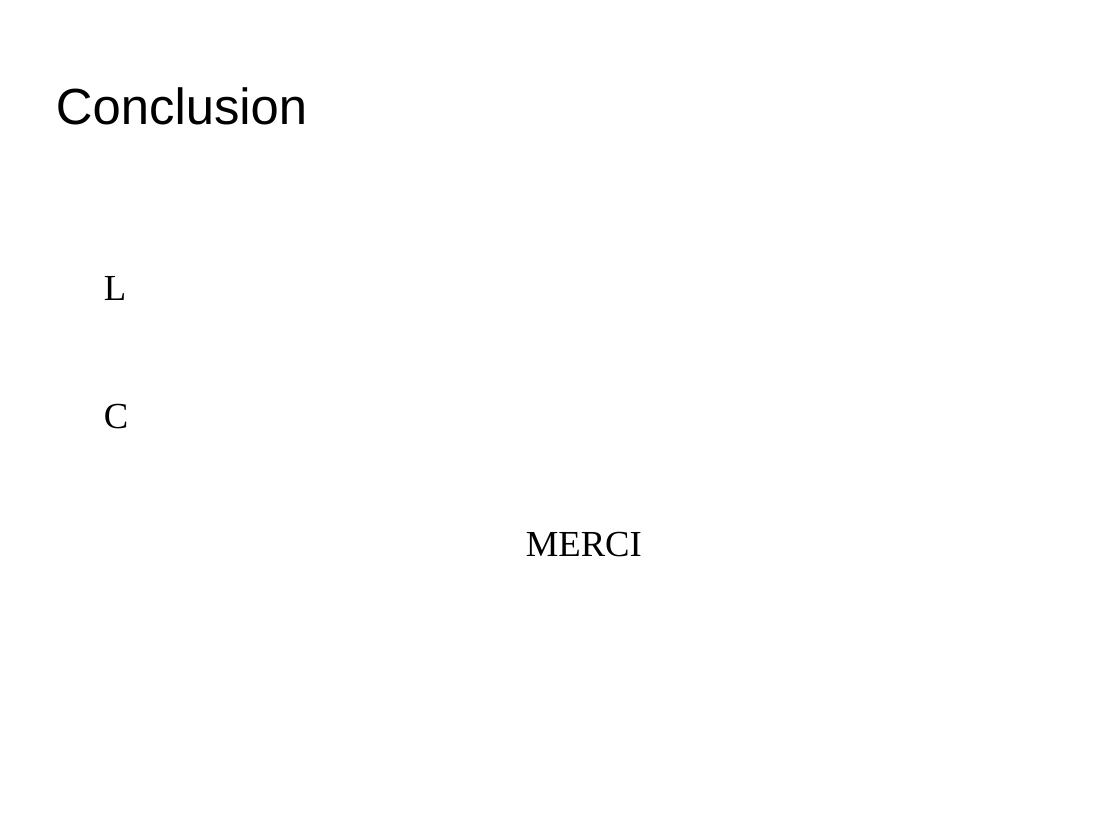
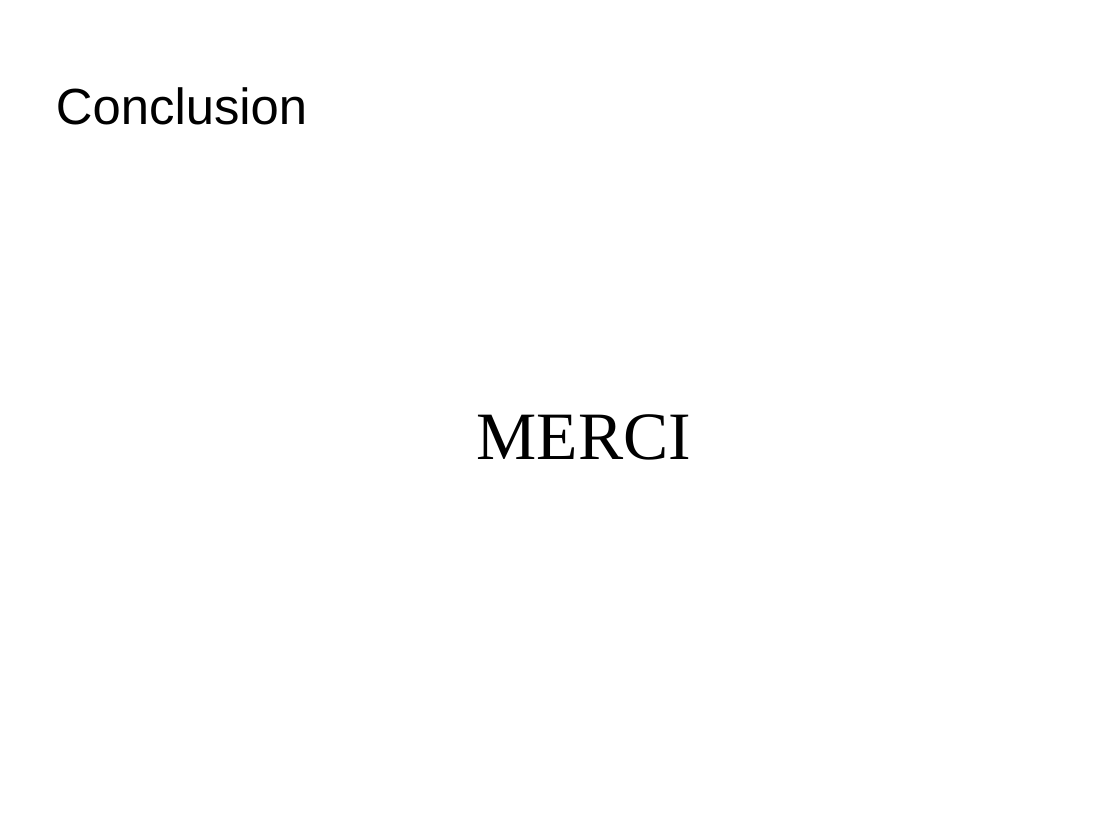
Before and after one commit to Kertek/projet_dbf, a slide deck: slide 7 of gestion_de_projet/Reunions/Presentation_5_04052017_CASSIOPEE_DBF.odp. Drawn at 1120x840 pixels with LibreOffice and Linux fonts; fonts in the diff are those of the drawing; background and template pictures are left out. Boxes give left, top, right and bottom in pixels: in the first picture for what was removed or moved away, otherwise in the second. Text is boxed around its words. In the diff, an @@ line names an element or a change of style, - is before the commit and + after.

```diff
--- a/gestion_de_projet/Reunions/Presentation_5_04052017_CASSIOPEE_DBF.odp
+++ b/gestion_de_projet/Reunions/Presentation_5_04052017_CASSIOPEE_DBF.odp
@@ text "MERCI" at bbox=[477, 414, 691, 460]: size 26 to 48 pt @@
@@ text at bbox=[104, 276, 128, 429]: paragraphs removed @@
-L
-C
```
Also in this commit, not shown: 2 other slides changed, 1 slide added, 1 slide removed, 1 other file.
